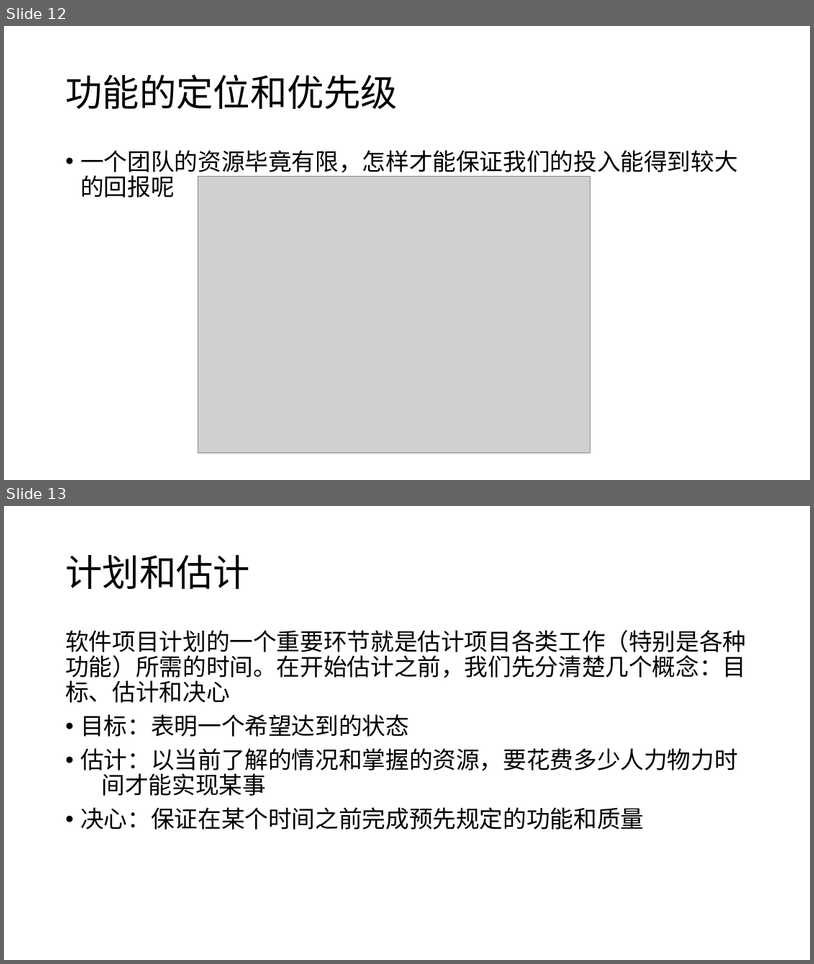
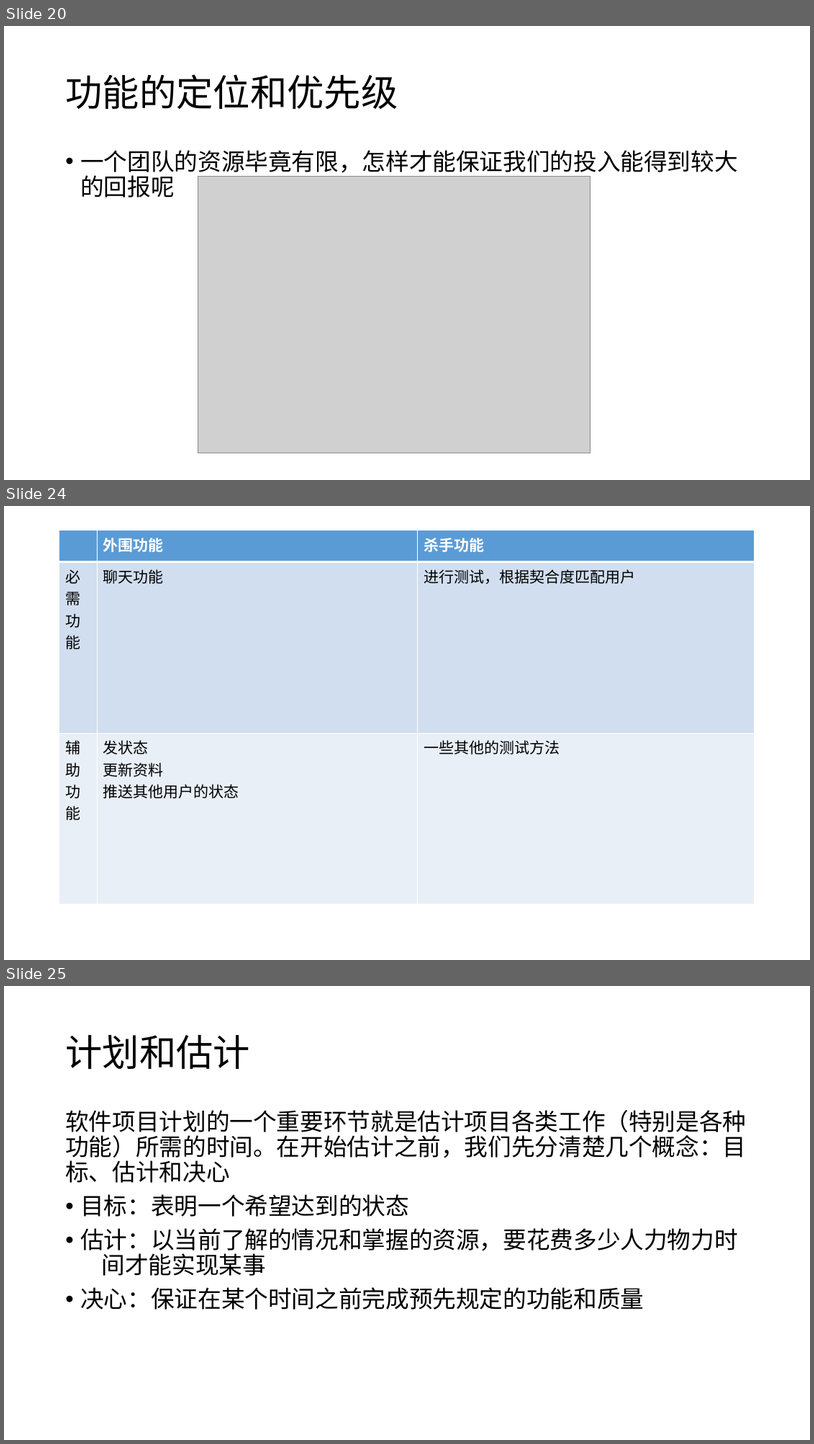
Before and after one commit to fzp1993/fzp19930803, a slide deck: 第八章.pptx. Shown one above the other, each under a label of ours: slides 12 and 13 before the commit, slides 20, 24 and 25 after it; the slides between them are not shown. The pictures are 814x964 and 814x1444 pixels, drawn with LibreOffice and Linux fonts; fonts in the diff are those of the drawing; grey boxes stand for pictures. Boxes give left, top, right and bottom in pixels: in the first picture for what was removed or moved away, otherwise in the second. Text is boxed around its words. In the diff, an @@ line names an element or a change of style, - is before the commit and + after.

```diff
--- a/第八章.pptx
+++ b/第八章.pptx
@@ slide 24 added at [4,506,810,960], background #FFFFFF @@
@@ table added at [59,530,756,904], 3 rows, 3 columns @@
+ | 外围功能 | 杀手功能
+必需功能 | 聊天功能 | 进行测试，根据契合度匹配用户
+辅助功能 | 发状态 / 更新资料 / 推送其他用户的状态 | 一些其他的测试方法
@@ what was slide 12 is now slide 20 @@
@@ what was slide 13 is now slide 25 @@
```
Also in this commit, not shown: 1 slide changed, 11 other slides added.
